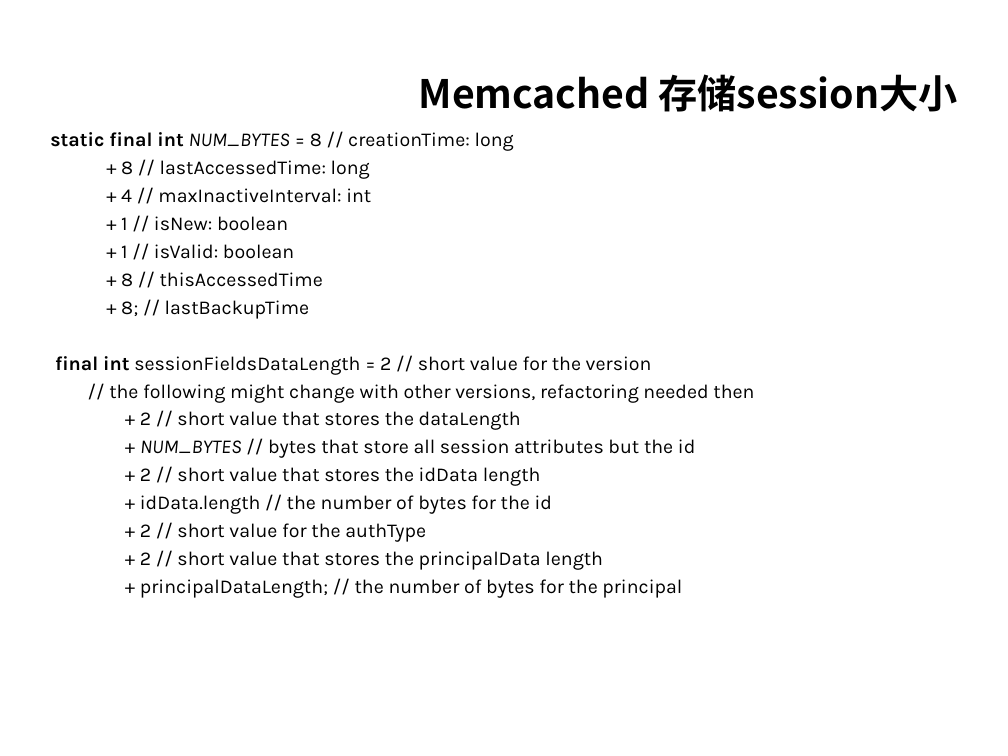
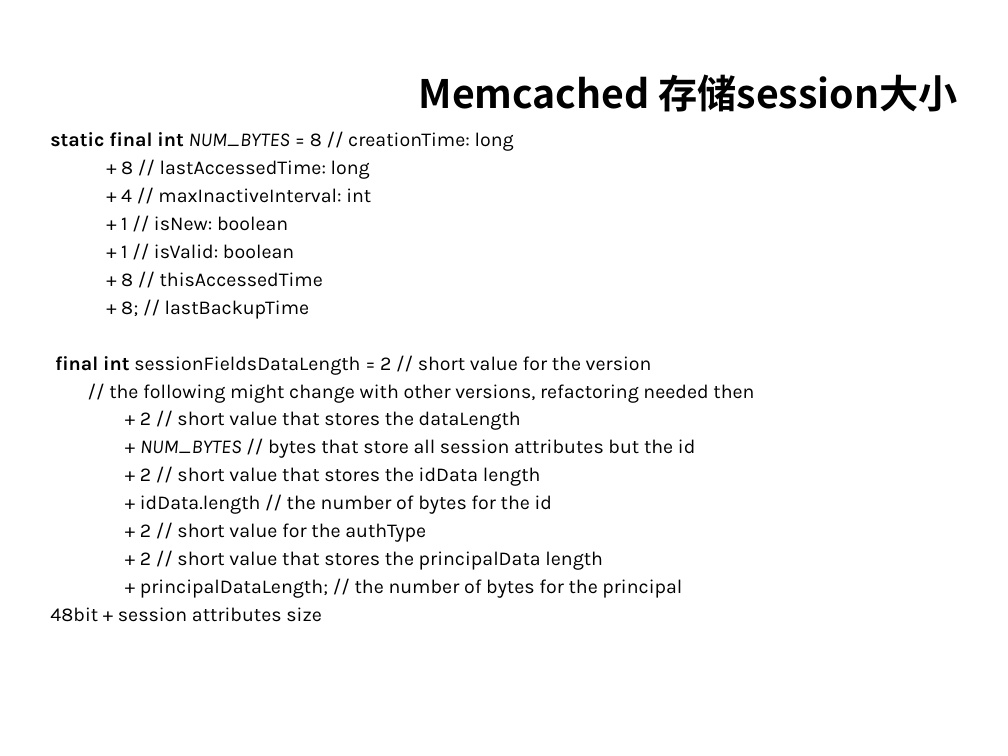
Before and after one commit to fusioncop/tomcat-session-mem, a slide deck: slide 17 of cache/WebRoot/doc/ppt/MSM.ppt. Drawn at 1008x756 pixels with LibreOffice and Linux fonts; fonts in the diff are those of the drawing; background and template pictures are left out. Boxes give left, top, right and bottom in pixels: in the first picture for what was removed or moved away, otherwise in the second. Text is boxed around its words. In the diff, an @@ line names an element or a change of style, - is before the commit and + after.

```diff
--- a/cache/WebRoot/doc/ppt/MSM.ppt
+++ b/cache/WebRoot/doc/ppt/MSM.ppt
@@ text at <box>50,607,322,622</box>: paragraph added @@
+48bit + session attributes size
```
Also in this commit, not shown: 1 other slide changed, 5 other files.
